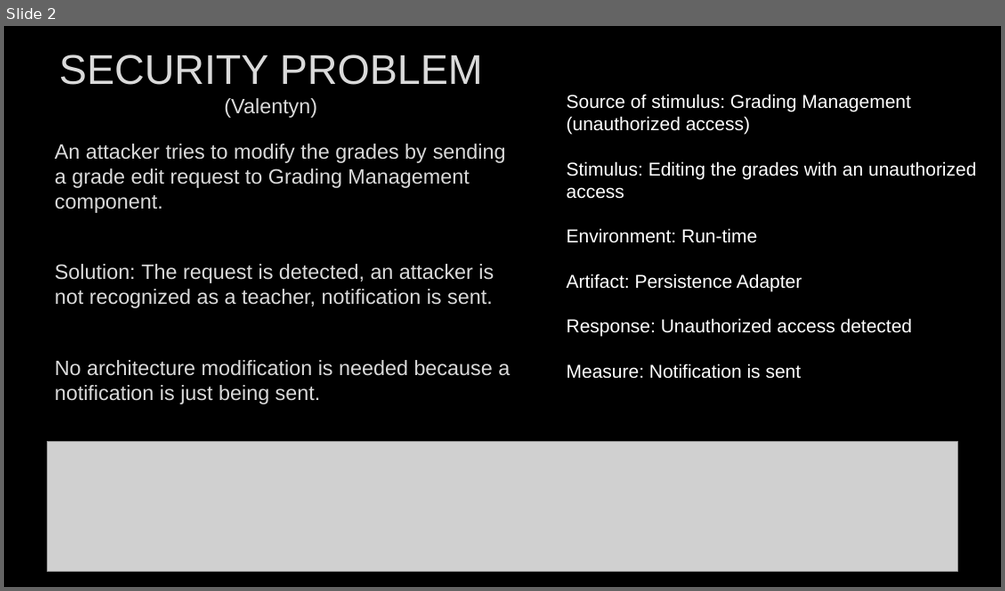
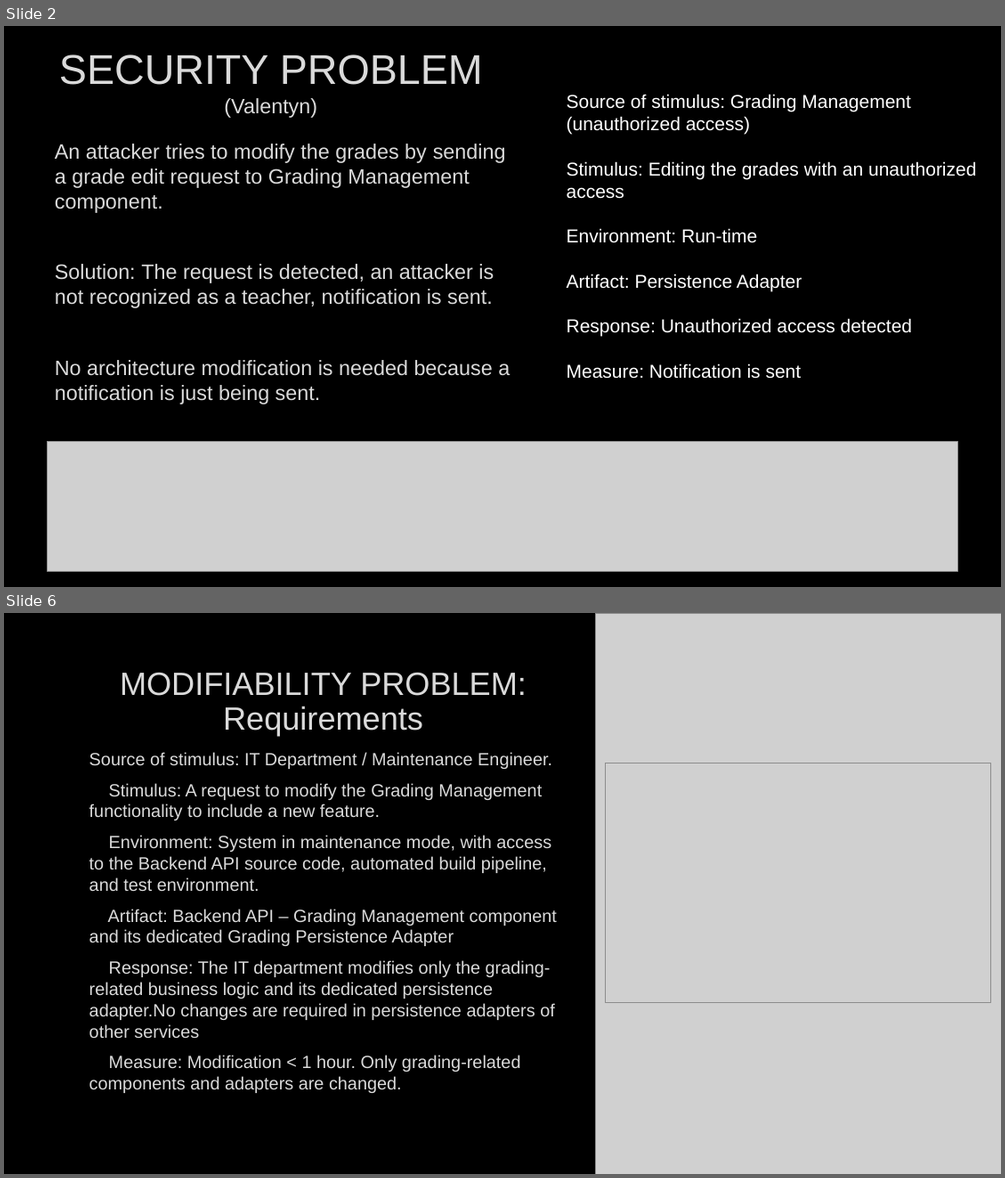
Before and after one commit to mayembe-martin/software_architecture_schedules, a slide deck: M2/Presentation_Qualities.pptx. Shown one above the other, each under a label of ours: slide 2 before the commit, slides 2 and 6 after it; the slides between them are not shown. The pictures are 1005x591 and 1005x1178 pixels, drawn with LibreOffice and Linux fonts; fonts in the diff are those of the drawing; grey boxes stand for pictures; background and template pictures are left out. Boxes give left, top, right and bottom in pixels: in the first picture for what was removed or moved away, otherwise in the second. Text is boxed around its words. In the diff, an @@ line names an element or a change of style, - is before the commit and + after.

```diff
--- a/M2/Presentation_Qualities.pptx
+++ b/M2/Presentation_Qualities.pptx
@@ slide 6 added at bbox=[4, 613, 1001, 1174], background picture (left out) @@
@@ picture added at bbox=[596, 613, 1001, 1174] @@
@@ title added at bbox=[120, 672, 526, 736], 31 pt, text #DADADA @@
+MODIFIABILITY PROBLEM: Requirements
@@ text added at bbox=[89, 752, 557, 1089], 17 pt, text #DADADA @@
+Source of stimulus: IT Department / Maintenance Engineer.
+Stimulus: A request to modify the Grading Management functionality to include a new feature.
+Environment: System in maintenance mode, with access to the Backend API source code, automated build pipeline, and test environment.
+Artifact: Backend API – Grading Management component and its dedicated Grading Persistence Adapter
+Response: The IT department modifies only the grading-related business logic and its dedicated persistence adapter.No changes are required in persistence adapters of other services
+Measure: Modification < 1 hour. Only grading-related components and adapters are changed.
@@ picture added at bbox=[606, 763, 990, 1003] @@
```
Also in this commit, not shown: 3 other slides added, 3 slides removed, 2 other files.
